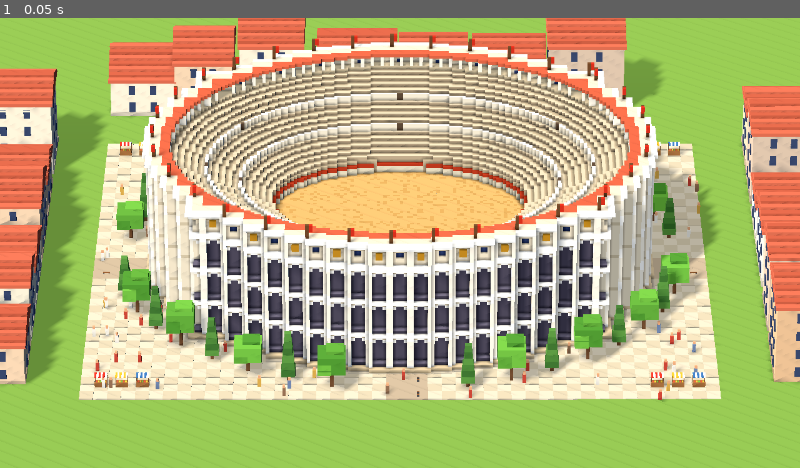
Above: before the commit, frame 1.
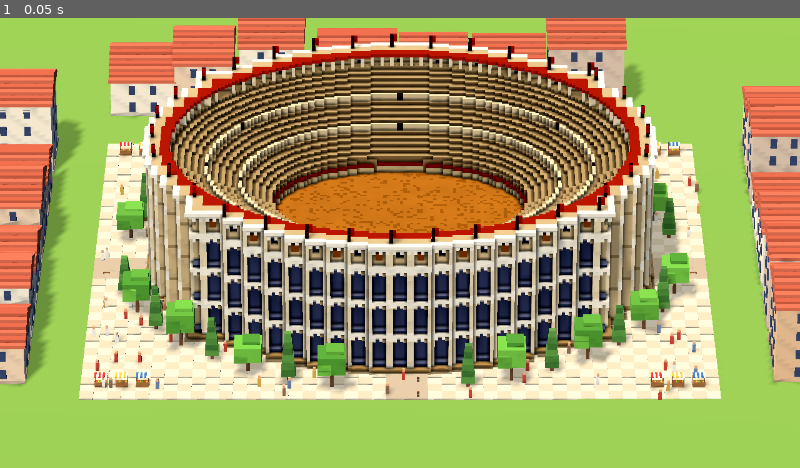
Above: after the commit, the same moment.

Repository: ramonfueglister/apoleia
Game: Godot game, scene res://main.tscn
Two runs of this game, one before a commit and one after it. Both use one fixed random seed, a clock stepped at 60 frames per second and the inputs below.
Inputs:
- Up to frame 1 (0.05 s): no input

The runs differ from the first frame. In frame 1, 43% of the frame differs, in the area x 0-100%, y 0-86%.

Commit message:
Colosseum: Urbek weathering, blue-grey openings, dentils
Soft low-frequency weathering and streaks in the shader instead of
per-voxel noise; openings in Urbek's blue-grey window tones; dentil rows
under the cornices; quads grown by a hair to close T-junction cracks;
high southern sun so tops are brightest and east returns sit in shade.

Co-Authored-By: Claude Opus 5.5 (1M context) <noreply@anthropic.com>

Diff:
--- a/prototypes/colosseum/colosseum_mesh.gd
+++ b/prototypes/colosseum/colosseum_mesh.gd
@@ -7,7 +7,7 @@
 ## diagonally across the grid. Meshing keeps exposed faces only, merges
 ## coplanar faces of one colour where the baked corner occlusion allows,
 ## and skips downward faces. Coarser LODs downsample the same grid. One
-## shared material with flat vertex colours, as in Urbek.
+## shared material: vertex colours with soft weathering, as in Urbek.
 ## In Urbek's proportions: 74 x 61 m and 21.5 m to the rim (three arcades of
 ## 5.5 m and the attic), about 7 Urbek houses long; origin at ground centre.
 
@@ -36,17 +36,17 @@
 # LOD3 to 1.75 km; beyond, a colosseum is under 55 pixels and a drum of
 # 144 triangles carries its colours.
 const LOD_RANGES := [0.0, 1500.0, 4000.0, 9000.0, 20000.0, 400000.0]
-const CACHE := "user://colosseum_urbek_v13_%d.res"
+const CACHE := "user://colosseum_urbek_v16_%d.res"
 
 # Palette: Caesar III travertine within Urbek's soft light. 0 is empty.
 const PALETTE := [
 	Color(0, 0, 0), Color("c9bca4"), Color("e3d5ba"), Color("cdb894"), Color("f7f2e7"),
-	Color("4f4a55"), Color("f0e7d4"), Color("3a4568"), Color("b5a184"), Color("c9b898"),
+	Color("7a7f96"), Color("f0e7d4"), Color("3d4f8f"), Color("b5a184"), Color("c9b898"),
 	Color("d4aa6c"), Color("c49a5c"), Color("d8ccb0"), Color("6b4a32"), Color("c0392b"),
 	Color("5a4a3c"), Color("a8402c"), Color("e6dac2"), Color("b0802f"), Color("f4ecd8"),
 	Color("a89a88"), Color("b0574a"), Color("7a8796"),
 	Color("a89a88"), Color("b0574a"), Color("7a8796"), Color("c2b49c"),
-	Color("3f3b46"), Color("c8b99c"), Color("c8654a"), Color("a8977c"), Color("bca98a"),
+	Color("6a6f86"), Color("c8b99c"), Color("c8654a"), Color("a8977c"), Color("bca98a"),
 	Color("b3a390"), Color("857868")]
 enum { EMPTY, PAVE, STONE, STONE_MID, CORNICE, ARCH_BACK, COLUMN, WINDOW, TREAD,
 	WALKWAY, SAND, SAND_DARK, PODIUM, MAST, RED, VOMITORIUM, PODIUM_BAND, BALTEUS_WALL, BRONZE,
@@ -56,7 +56,7 @@
 const CROWD_MUTED_COUNT := 4
 # Top faces that differ from the sides: a tread is light on top and darker
 # on its riser; the arch floor is shaded.
-const TOP := {TREAD: Color("d6c6a8"), TREAD_BACK: Color("c4b293"), ARCH_BACK: Color("6a6470"),
+const TOP := {TREAD: Color("d6c6a8"), TREAD_BACK: Color("c4b293"), ARCH_BACK: Color("9a9cab"),
 	BALTEUS_WALL: Color("efe5d0")}
 # Far away the flags show as a red strip this wide on the rim's outer edge.
 const BAND_M := 1.0
@@ -200,9 +200,14 @@
 			return CORNICE
 		if _is_pier(s):
 			return CORNICE if lr == ROWS - 2 or lr == 0 else COLUMN
+		# Dentils: a row of alternating blocks under each cornice.
+		if lr == ROWS - 2 and posmod(s, 2) == 1:
+			return CORNICE
 		return EMPTY
 	var ar := r - ARCADE_TOP
 	if ar >= ATTIC_ROWS - 2 or ar == 0:
+		return CORNICE
+	if ar == ATTIC_ROWS - 3 and posmod(s, 2) == 1:
 		return CORNICE
 	if _is_pier(s):
 		return COLUMN
@@ -226,7 +231,7 @@
 			return ARCH_BACK
 		# Archivolt round the head, in cornice white; a shadow line under
 		# the cornice everywhere else.
-		if d == 0 and ((lr == 8 and (s == 1 or s == 4)) or (lr == 9 and (s == 2 or s == 3))):
+		if d == 0 and lr == 9 and (s == 2 or s == 3):
 			return CORNICE
 		if lr == 9:
 			return SHADOW_LINE
@@ -632,6 +637,13 @@
 		ao = [ao[0], ao[3], ao[2], ao[1]]
 		normal = -normal
 	normal = normal.normalized()
+	# Grow each quad by a hair within its plane: merged quads meet smaller
+	# neighbours at T-junctions, whose rasterisation leaves pin-hole cracks.
+	var centre := (p[0] + p[1] + p[2] + p[3]) * 0.25
+	for k in 4:
+		var dir := p[k] - centre
+		if dir.length_squared() > 1e-8:
+			p[k] = p[k] + dir.normalized() * 0.012
 	# Godot fronts are clockwise; the diagonal follows the occlusion so
 	# corner shading does not streak across the quad.
 	var order := [0, 2, 1, 0, 3, 2] if ao[0] + ao[2] >= ao[1] + ao[3] else [0, 3, 1, 1, 3, 2]
@@ -704,14 +716,49 @@
 	out.append(drum())
 	return out
 
-## Vertex colours (sRGB, with baked corner occlusion), flat like Urbek's;
-## per-voxel noise read as dirt at the city zoom.
-static func material() -> StandardMaterial3D:
-	var m := StandardMaterial3D.new()
-	m.vertex_color_use_as_albedo = true
-	m.vertex_color_is_srgb = true
-	m.roughness = 1.0
-	m.specular_mode = BaseMaterial3D.SPECULAR_DISABLED
+## Vertex colours (sRGB, with baked corner occlusion) with soft weathering
+## like Urbek's walls: low-frequency patches and vertical streaks a few
+## metres across, a few percent darker. Per-voxel noise read as dirt; this
+## stays smooth and costs no geometry.
+const SHADER := """
+shader_type spatial;
+render_mode diffuse_lambert, specular_disabled;
+varying vec3 world;
+
+void vertex() {
+	world = (MODEL_MATRIX * vec4(VERTEX, 1.0)).xyz;
+}
+
+float hash(vec2 p) {
+	return fract(sin(dot(p, vec2(127.1, 311.7))) * 43758.5453);
+}
+
+float noise(vec2 p) {
+	vec2 i = floor(p);
+	vec2 f = fract(p);
+	f = f * f * (3.0 - 2.0 * f);
+	return mix(mix(hash(i), hash(i + vec2(1.0, 0.0)), f.x), mix(hash(i + vec2(0.0, 1.0)), hash(i + vec2(1.0, 1.0)), f.x), f.y);
+}
+
+vec3 to_linear(vec3 c) {
+	return mix(pow((c + 0.055) / 1.055, vec3(2.4)), c / 12.92, lessThan(c, vec3(0.04045)));
+}
+
+void fragment() {
+	vec3 n = abs((INV_VIEW_MATRIX * vec4(NORMAL, 0.0)).xyz);
+	// Walls: patches plus streaks running down; tops: patches only.
+	vec2 p = n.y > 0.5 ? world.xz / 3.0 : vec2(n.x > n.z ? world.z : world.x, world.y * 0.35) / 2.0;
+	float d = noise(p) * 0.6 + noise(p * 2.7 + 17.0) * 0.4;
+	ALBEDO = to_linear(COLOR.rgb) * (0.94 + 0.08 * d);
+	ROUGHNESS = 1.0;
+}
+"""
+
+static func material() -> ShaderMaterial:
+	var shader := Shader.new()
+	shader.code = SHADER
+	var m := ShaderMaterial.new()
+	m.shader = shader
 	return m
 
 static func triangles(mesh: ArrayMesh) -> int:
--- a/prototypes/colosseum/main.gd
+++ b/prototypes/colosseum/main.gd
@@ -52,7 +52,7 @@
 	# Urbek-like light: cool sky fill in the shadows, soft occlusion, a
 	# warm sun, colours kept bright rather than filmic-washed.
 	env.ambient_light_color = Color("8fa6c8")
-	env.ambient_light_energy = 0.36
+	env.ambient_light_energy = 0.32
 	env.tonemap_mode = Environment.TONE_MAPPER_LINEAR
 	env.tonemap_exposure = 0.92
 	env.adjustment_enabled = true
@@ -64,7 +64,7 @@
 	we.environment = env
 	add_child(we)
 	var sun := DirectionalLight3D.new()
-	sun.rotation_degrees = Vector3(-50, -35, 0)
+	sun.rotation_degrees = Vector3(-62, -25, 0) # high, from the south: tops brightest, facade lit, east returns in shade
 	sun.light_energy = 1.05
 	sun.light_color = Color("fff1de")
 	sun.shadow_blur = 0.6
